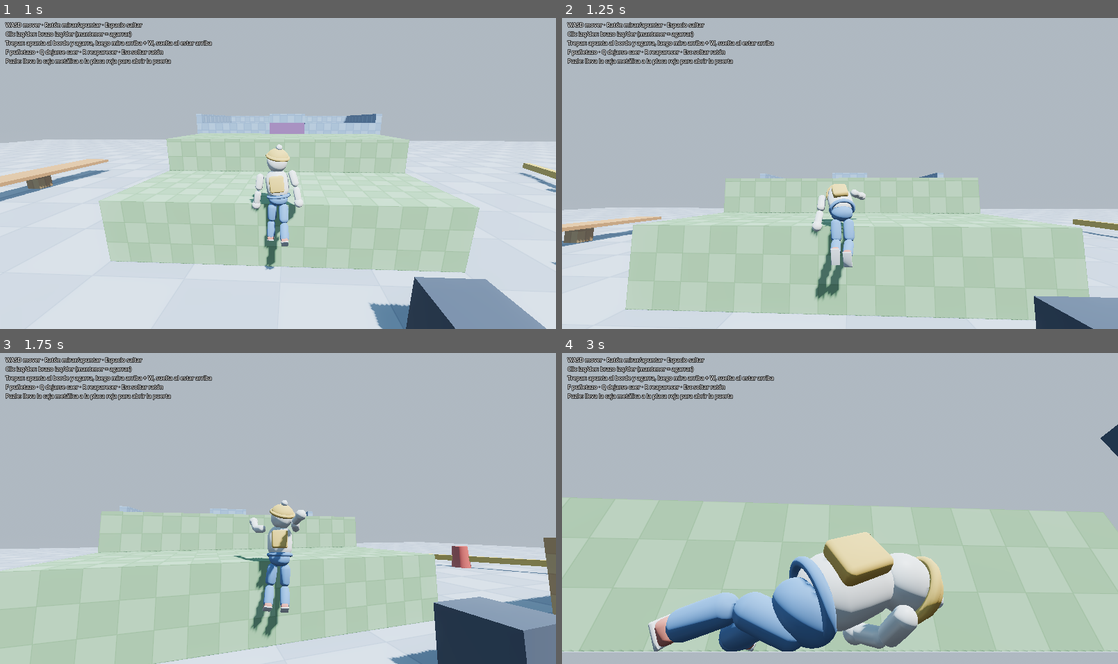
Above: before the commit, frames 1-4 (two rows, left to right).
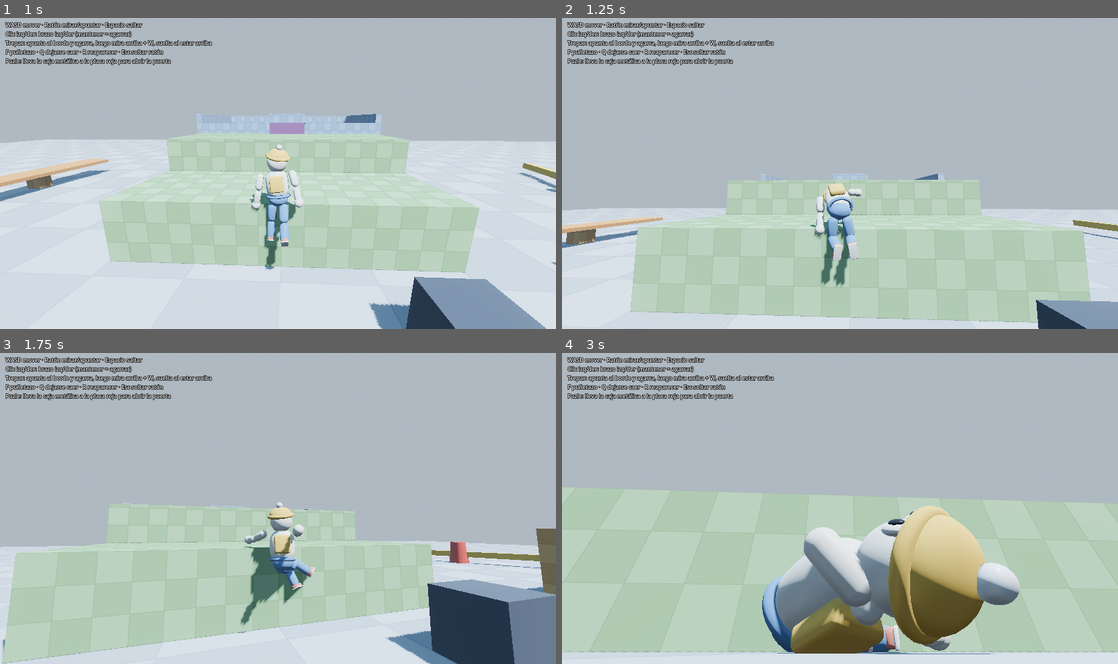
Above: after the commit, the same moments.

Repository: Tonny650/ragdoll-puzzle
Game: Godot game, scene res://tests/test_climb.tscn
The game is run twice, just before and just after one commit, with the same random seed, the same clock (stepped at 60 frames per second) and the same inputs. This scene is started directly instead of the project's main scene.
Inputs (mouse positions are in pixels of both pictures, inside the frame that each line leads up to):
- Up to frame 1 (1 s): move the mouse to (272, 176) at 0.52 s; press the mouse at (272, 176) at 0.53 s; hold W (move_forward) from 0.53 s (still down); tap Space (jump) at 0.77 s; right-click (272, 176) at 0.8 s
- Up to frame 2 (1.25 s): keep holding W (move_forward)
- Up to frame 3 (1.75 s): keep holding W (move_forward); move the mouse to (316, 511) at 1.27 s; release the mouse at (316, 511) at 1.28 s; right-click (316, 511) at 1.35 s; tap Space (jump) at 1.52 s; click (316, 511) at 1.55 s
- Up to frame 4 (3 s): move the mouse to (795, 505) at 2.02 s; hold Q (go_limp) 2.03-2.78 s; right-click (795, 505) at 2.3 s; move the mouse to (845, 508) at 2.77 s; release W (move_forward) at 2.78 s; hold A (move_left) from 2.78 s (still down); click (845, 508) at 2.85 s

Frame 1 is identical in both runs. In frame 2, 4.0% of the frame differs, in the area x 0-100%, y 49-100%; in frame 3, 13%; in frame 4, 23%, in the area x 0-100%, y 22-100%.

Commit message:
fix: los pies se enganchaban en la arista al cruzar el borde trepando
Al pasar el borde el personaje quedaba arrodillado sobre la arista: las
rodillas cargaban el peso y las espinillas colgaban por fuera, asi que al
soltar quedaba sentado en el borde o de puntillas y caia hacia atras.

- Legs: al cruzar el borde, rodillas al pecho orientadas respecto al mundo
  (la pelvis va inclinada sobre el borde)
- Climb: cadera y piernas resbalan mientras se cruza, ayuda a subir los
  pies que cuelgan, y si se suelta a mitad del cruce sigue hasta apoyar
  los dos pies arriba (finish_time)
- Nueva prueba tests/test_mantle_release.tscn (falla sin la ayuda)

Co-Authored-By: Claude Opus 5.5 <noreply@anthropic.com>

Diff:
--- a/scripts/ragdoll/abilities/climb.gd
+++ b/scripts/ragdoll/abilities/climb.gd
@@ -11,8 +11,19 @@
 @export var climb_min_pitch := 0.2        ## cuanto hay que mirar hacia arriba para trepar
 @export var climb_min_anchor_mass := 40.0 ## masa minima de un RigidBody para poder trepar por el
 @export var arm_frequency := 12.0         ## rigidez de los brazos colgados (rad/s)
+@export var foot_assist := 1.0            ## ayuda a subir los pies por encima del borde al cruzarlo (0 = sin ayuda)
+@export var mantle_friction := 0.05       ## friccion de cadera y piernas mientras se cruza el borde
+@export var finish_time := 1.0            ## tras soltar a mitad del cruce, segundos de ayuda para acabar de subir
+
+## Piezas que se deslizan sobre la arista al cruzarla (rodillas, espinillas).
+const SLIDE_PARTS: Array[StringName] = [&"pelvis", &"thigh_l", &"shin_l", &"thigh_r", &"shin_r"]
 
 var _grab: GrabAbility
+var _slippery := PhysicsMaterial.new()
+var _normal_materials := {}
+var _sliding := false
+var _finish_left := 0.0
+var _edge_y := 0.0
 
 
 func setup() -> void:
@@ -20,9 +31,14 @@
 	if _grab == null:
 		push_warning("%s: ClimbAbility necesita GrabAbility; trepar desactivado." % character.name)
 		enabled = false
+	_slippery.friction = mantle_friction
+	_slippery.bounce = 0.0
+	for n in SLIDE_PARTS:
+		var rb: RigidBody3D = character.bodies[String(n)]
+		_normal_materials[n] = rb.physics_material_override
 
 
-func physics_step(_delta: float) -> void:
+func physics_step(delta: float) -> void:
 	var c := character
 	var holds := 0
 	var anchor := Vector3.ZERO
@@ -32,6 +48,7 @@
 			anchor += _grab.get_grab_point(side) as Vector3
 	if holds == 0 or c.strength < 0.3 or c.aim_pitch < climb_min_pitch:
 		c.climbing = false
+		_finish_mantle(delta)
 		return
 	anchor /= holds
 	c.climbing = true
@@ -47,9 +64,13 @@
 	var lift := clampf(accel, 0.0, 9.8 * 2.2) * c.total_mass * c.strength * hands * climb_strength
 	torso.apply_central_force(Vector3.UP * lift * 0.6)
 	pelvis.apply_central_force(Vector3.UP * lift * 0.4)
+	c.mantling = false
 	if pushing:
 		var above := torso.global_position.y - anchor.y
 		if above > 0.1:
+			c.mantling = true
+			_finish_left = finish_time
+			_edge_y = anchor.y
 			# Pasar el borde: empujar sobre todo la cadera hacia delante...
 			var mantle := clampf(above * 2.0, 0.0, 1.0) * c.strength
 			var f := fwd * c.total_mass * 18.0 * mantle
@@ -59,6 +80,78 @@
 			var hip_err := (anchor.y + 0.3) - pelvis.global_position.y
 			if hip_err > 0.0:
 				pelvis.apply_central_force(Vector3.UP * c.total_mass * minf(hip_err * 40.0, 12.0) * mantle)
+			_lift_feet(anchor, fwd, mantle)
+	_set_sliding(c.mantling)
+
+
+## Se solto a mitad del cruce (pecho ya por encima del borde): sin ayuda queda
+## sentado en la arista con las piernas colgando, o de pie sobre la punta de los
+## pies. Durante `finish_time` se sigue empujando hacia delante y subiendo los
+## pies que cuelguen, hasta que ambos pies apoyan arriba.
+func _finish_mantle(delta: float) -> void:
+	var c := character
+	if _finish_left <= 0.0 or c.strength < 0.3:
+		_end_finish()
+		return
+	_finish_left -= delta
+	var hanging := 0
+	for shin_name in [&"shin_l", &"shin_r"]:
+		if not _foot_supported(shin_name):
+			hanging += 1
+	if hanging == 0:
+		_end_finish()
+		return
+	c.mantling = true
+	var fwd := Vector3(0, 0, -1).rotated(Vector3.UP, c.facing_yaw)
+	var f := fwd * c.total_mass * 8.0 * c.strength
+	c.get_torso().apply_central_force(f * 0.4)
+	c.get_pelvis().apply_central_force(f * 0.6)
+	_lift_feet(Vector3(0.0, _edge_y, 0.0), fwd, c.strength)
+	_set_sliding(true)
+
+
+func _end_finish() -> void:
+	_finish_left = 0.0
+	character.mantling = false
+	_set_sliding(false)
+
+
+## Hay suelo justo debajo del pie (no cuelga por fuera de un borde).
+func _foot_supported(shin_name: StringName) -> bool:
+	var c := character
+	var foot := c.get_foot_position(shin_name)
+	var q := PhysicsRayQueryParameters3D.create(foot, foot + Vector3.DOWN * 0.2, RagdollCharacter.GROUND_MASK, c.own_rids)
+	return not c.get_world_3d().direct_space_state.intersect_ray(q).is_empty()
+
+
+## Al cruzar el borde el personaje queda "arrodillado" sobre la arista: rodillas
+## y espinillas cargan peso y la friccion normal (0.9) frena el avance. Mientras
+## dura el cruce esas piezas resbalan, y al terminar recuperan su material.
+func _set_sliding(on: bool) -> void:
+	if on == _sliding:
+		return
+	_sliding = on
+	for n in SLIDE_PARTS:
+		var rb: RigidBody3D = character.bodies[String(n)]
+		rb.physics_material_override = _slippery if on else _normal_materials[n]
+
+
+## Al cruzar el borde los pies quedan por debajo de la arista y se enganchan en
+## la cara del muro. Mientras un pie siga por debajo del borde se sostiene el
+## peso de su espinilla y se empuja hacia arriba y adelante, para que pase por
+## encima de la arista y apoye arriba.
+func _lift_feet(anchor: Vector3, fwd: Vector3, mantle: float) -> void:
+	if foot_assist <= 0.0:
+		return
+	var c := character
+	for shin_name in [&"shin_l", &"shin_r"]:
+		var shin: RigidBody3D = c.bodies[shin_name]
+		var foot := c.get_foot_position(shin_name)
+		var below := (anchor.y + 0.12) - foot.y
+		if below <= 0.0:
+			continue
+		var up := 9.8 + minf(below * 60.0, 25.0)
+		shin.apply_central_force((Vector3.UP * up + fwd * 8.0) * shin.mass * mantle * foot_assist)
 
 
 ## Solo se trepa por cosas fijas o muy pesadas (no por una caja que llevas).
@@ -92,3 +185,4 @@
 
 func reset() -> void:
 	character.climbing = false
+	_end_finish()
--- a/scripts/ragdoll/abilities/legs.gd
+++ b/scripts/ragdoll/abilities/legs.gd
@@ -4,6 +4,12 @@
 ## rodillas arriba al trepar. PD relativos a la pelvis.
 
 @export var limb_frequency := 16.0        ## rigidez de las piernas (rad/s)
+
+@export_group("Trepar")
+@export var climb_thigh_pitch := 0.6      ## colgado: muslos algo adelantados (rad)
+@export var climb_knee := -1.0            ## colgado: rodillas dobladas (rad, negativo = flexion)
+@export var mantle_thigh_pitch := 1.5     ## cruzando el borde: rodillas al pecho (rad)
+@export var mantle_knee := -1.5           ## cruzando el borde: talones atras (rad)
 
 
 func physics_step(_delta: float) -> void:
@@ -17,10 +23,14 @@
 		var ph := c.walk_phase + (0.0 if side == Side.LEFT else PI)
 		var thigh_pitch := sin(ph) * amp
 		var knee := -maxf(0.0, cos(ph)) * amp * 1.3 - 0.05
-		if c.climbing:
-			# trepando: rodillas arriba para subirlas al borde (no engancharse en la pared)
-			thigh_pitch = 0.7 if side == Side.LEFT else 0.5
-			knee = -1.0
+		if c.mantling:
+			# cruzando el borde: rodillas al pecho para que los pies pasen la arista
+			thigh_pitch = mantle_thigh_pitch + (0.0 if side == Side.LEFT else -0.1)
+			knee = mantle_knee
+		elif c.climbing:
+			# colgado: rodillas arriba para no engancharse en la pared
+			thigh_pitch = climb_thigh_pitch + (0.1 if side == Side.LEFT else -0.1)
+			knee = climb_knee
 		elif not c.grounded and c.air_time > 0.15:
 			# en el aire: piernas algo recogidas
 			thigh_pitch = 0.35 if side == Side.LEFT else 0.15
@@ -28,7 +38,10 @@
 		var thigh: RigidBody3D = c.bodies["thigh" + sfx]
 		var shin: RigidBody3D = c.bodies["shin" + sfx]
 		var spread := 0.04 if side == Side.RIGHT else -0.04
-		var thigh_t := pelvis.global_basis.get_rotation_quaternion() * Quaternion.from_euler(Vector3(thigh_pitch, 0, spread))
+		# Al cruzar un borde el cuerpo va doblado sobre el: los muslos se orientan
+		# respecto al mundo (no a la pelvis inclinada) para que las rodillas suban.
+		var frame := Quaternion(Vector3.UP, c.facing_yaw) if c.mantling else pelvis.global_basis.get_rotation_quaternion()
+		var thigh_t := frame * Quaternion.from_euler(Vector3(thigh_pitch, 0, spread))
 		RagdollMuscles.pd_toward(thigh, thigh_t, limb_frequency * 2.0, 1.0, 600.0 * c.strength, pelvis, c.strength, 2.2)
 		var shin_t := thigh.global_basis.get_rotation_quaternion() * Quaternion(Vector3.RIGHT, knee)
 		RagdollMuscles.pd_toward(shin, shin_t, limb_frequency * 2.0, 1.0, 350.0 * c.strength, thigh, c.strength, 1.4)
--- a/scripts/ragdoll/ragdoll_character.gd
+++ b/scripts/ragdoll/ragdoll_character.gd
@@ -51,6 +51,7 @@
 var walk_phase := 0.0            # fase del ciclo de paso (Locomotion)
 var gait_amplitude := 0.0        # amplitud del paso 0..0.75 (Locomotion)
 var climbing := false            # colgado y trepando (Climb)
+var mantling := false            # trepando y pasando el borde: pecho por encima del agarre (Climb)
 var climb_anchor := Vector3.ZERO
 
 # --- intencion (la rellena el controlador: jugador o IA) ---------------------
@@ -332,6 +333,15 @@
 	return get_lower_arm(side).global_transform * body.hand_offset
 
 
+## Centro del pie (la caja de colision del pie) de la pieza `shin_name`.
+func get_foot_position(shin_name: StringName) -> Vector3:
+	var shin: RigidBody3D = bodies[String(shin_name)]
+	for def in body.parts:
+		if def.name == shin_name:
+			return shin.global_transform * def.foot_offset
+	return shin.global_position
+
+
 func get_aim_direction() -> Vector3:
 	return (Quaternion(Vector3.UP, facing_yaw) * Quaternion(Vector3.RIGHT, aim_pitch)) * Vector3.FORWARD
 
--- /dev/null
+++ b/tests/test_mantle_release.gd
@@ -0,0 +1,75 @@
+extends Node
+## Prueba automatica: soltar las manos a mitad del cruce del borde.
+## Trepa la repisa de 1,5 m y, en cuanto la pelvis pasa por encima del borde,
+## suelta las manos Y la W. El personaje debe terminar de subir y quedar de pie
+## arriba con los dos pies apoyados (antes quedaba sentado en la arista con las
+## piernas colgando, o de puntillas en el borde y acababa cayendo hacia atras).
+
+const LEDGE_TOP := 1.5
+const LEDGE_FRONT_Z := -8.5
+
+var arena: Node
+var player: RagdollCharacter
+var cam: OrbitCamera
+var t := 0.0
+var _released_at := -1.0
+var _steps: Array = []
+var _done := false
+
+
+func _ready() -> void:
+	arena = load("res://scenes/levels/test_arena.tscn").instantiate()
+	add_child(arena)
+	player = arena.get_node("Player")
+	cam = arena.get_node("CameraRig")
+	player.set_spawn(Transform3D(Basis.IDENTITY, Vector3(0, 0.05, -7.3)))
+	player.respawn()
+	_steps = [
+		[1.0, func():
+			cam.pitch = 0.1
+			Input.action_press("grab_left")
+			Input.action_press("grab_right")],
+		[1.6, func(): Input.action_press("move_forward")],
+		[2.6, func(): cam.pitch = 0.6],
+	]
+
+
+func _physics_process(delta: float) -> void:
+	t += delta
+	var pel := player.get_pelvis().global_position
+	if _released_at < 0.0 and pel.y > LEDGE_TOP + 0.3 and pel.z < LEDGE_FRONT_Z - 0.1:
+		# pecho por encima del borde: soltar todo a mitad del cruce
+		_released_at = t
+		Input.action_release("grab_left")
+		Input.action_release("grab_right")
+		Input.action_release("move_forward")
+		cam.pitch = -0.2
+		print("METRIC release t=%.2f pelvis=%s" % [t, pel])
+	if int(t * 120.0) % 60 == 0:
+		print("METRIC t=%.1f pelvis=(%.2f, %.2f, %.2f) feet=%s/%s mantling=%s grounded=%s" % [
+			t, pel.x, pel.y, pel.z, _foot_on_top(&"shin_l"), _foot_on_top(&"shin_r"), player.mantling, player.grounded])
+	while not _steps.is_empty() and t >= _steps[0][0]:
+		(_steps.pop_front()[1] as Callable).call()
+	if _released_at > 0.0 and t > _released_at + 3.0 and not _done:
+		_assert("released_mid_mantle", true, "t=%.2f" % _released_at)
+		_assert("both_feet_on_top", _foot_on_top(&"shin_l") and _foot_on_top(&"shin_r"),
+			"L=%s R=%s" % [player.get_foot_position(&"shin_l"), player.get_foot_position(&"shin_r")])
+		var up := player.get_torso().global_basis.y.dot(Vector3.UP)
+		_assert("standing_on_top", up > 0.85 and player.grounded and pel.y > LEDGE_TOP + 0.6,
+			"up=%.2f grounded=%s pelvis=%s" % [up, player.grounded, pel])
+		_done = true
+	if t > 12.0 and not _done:
+		_assert("released_mid_mantle", false, "nunca paso el borde")
+		_done = true
+	if _done:
+		get_tree().quit()
+
+
+## El pie esta arriba de la repisa, apoyado y por dentro del borde.
+func _foot_on_top(shin: StringName) -> bool:
+	var f := player.get_foot_position(shin)
+	return f.y > LEDGE_TOP and f.y < LEDGE_TOP + 0.15 and f.z < LEDGE_FRONT_Z - 0.1
+
+
+func _assert(name: String, cond: bool, info: String) -> void:
+	print("ASSERT %s %s (%s)" % ["ok" if cond else "fail", name, info])
--- /dev/null
+++ b/tests/test_mantle_release.tscn
@@ -0,0 +1,6 @@
+[gd_scene format=3]
+
+[ext_resource type="Script" path="res://tests/test_mantle_release.gd" id="1_test"]
+
+[node name="TestMantleRelease" type="Node"]
+script = ExtResource("1_test")
Not shown, added: tests/test_mantle_release.gd.uid
